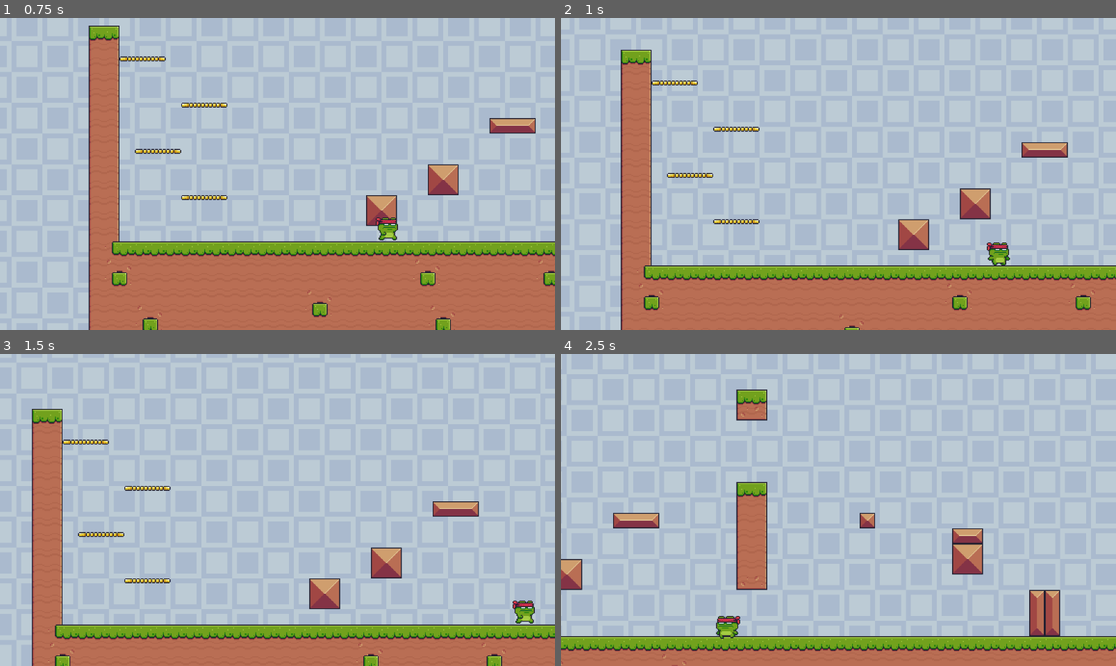
Above: before the commit, frames 1-4 (two rows, left to right).
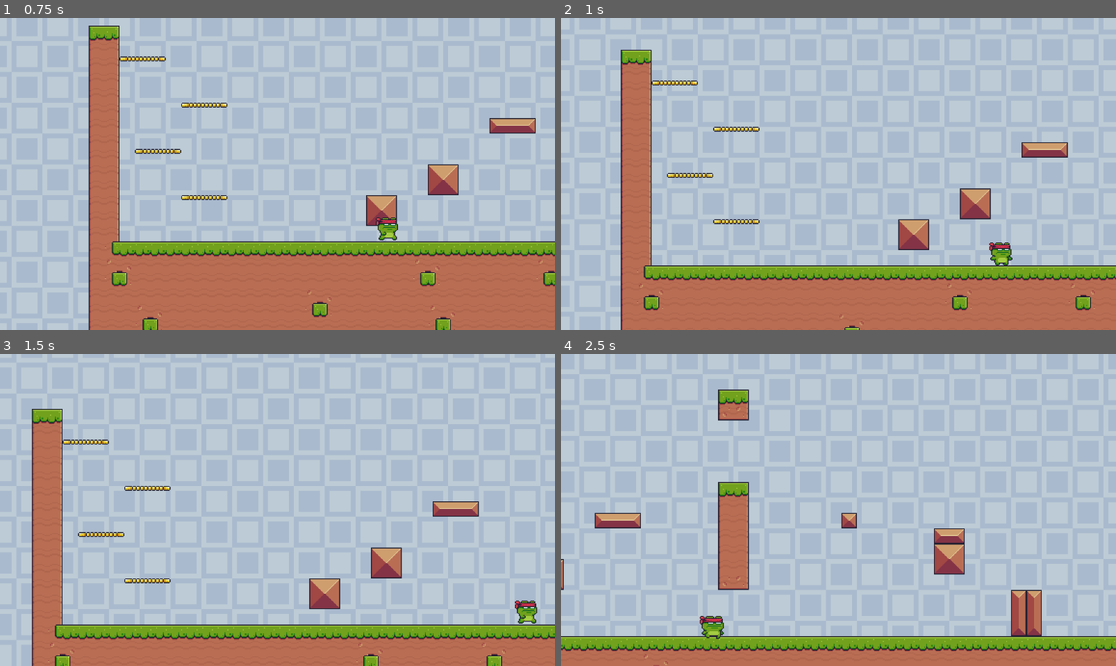
Above: after the commit, the same moments.

Repository: 3ps1ll0n/SimplePlatformer
Game: Godot game, scene res://Scenes/Game.tscn
The game is run twice, just before and just after one commit, with the same random seed, the same clock (stepped at 60 frames per second) and the same inputs.
Inputs:
- Up to frame 1 (0.75 s): hold Right (Move Right, bound only before the commit) from 0.53 s (still down); tap Shift (Dash) at 0.6 s
- Up to frame 2 (1 s): keep holding Right (Move Right, bound only before the commit); tap Space (Jump) at 0.77 s
- Up to frame 3 (1.5 s): keep holding Right (Move Right, bound only before the commit); tap Shift (Dash) at 1.35 s
- Up to frame 4 (2.5 s): tap Space (Jump) at 1.52 s; release Right (Move Right, bound only before the commit) at 2.03 s; hold Left (Move Left, bound only before the commit) from 2.03 s (still down); tap Shift (Dash) at 2.1 s

Frame 1 is identical in both runs. In frame 2, 0.2% of the frame differs, in the area x 76-82%, y 71-80%; in frame 3, 0.2%; in frame 4, 8.5%, in the area x 0-100%, y 11-100%.

Commit message:
Dash octogonal mais player movement buger
-Dash octogonal
-Orientation maintenant vectoriel
-problème avec la gravité
-problème lorsque on dash dans le sol

Diff:
--- a/Scripts/player.gd
+++ b/Scripts/player.gd
@@ -16,11 +16,11 @@
 
 var able_to_dash = true
 var is_dashing = false
-var dash_start_position = 0
-var dash_direction = 0
+var dash_start_position : Vector2
+var dash_direction : Vector2 = Vector2.ZERO
 
-var last_direction = 1
-
+var last_direction : Vector2 = Vector2.RIGHT
+# For camera
 func _ready():
 	add_to_group("player")
 
@@ -35,38 +35,46 @@
 	if not Input.is_action_pressed("Jump") and velocity.y < 0:
 		velocity.y *=decelerate_on_jump_release
 
-	# Get the input direction and handle the movement/deceleration.
-	var direction := Input.get_axis("Move Left", "Move Right")
+	# Get input direction as Vector2
+	var input_direction = Vector2(
+		Input.get_axis("Left","Right"),
+		Input.get_axis("Up","Down")
+	).normalized()
 
-	if direction != 0 :
-		last_direction = direction
+	if input_direction != Vector2.ZERO :
+		last_direction = input_direction
 
-	if direction:
-		velocity.x = move_toward(velocity.x, direction * speed, speed * acceleration)
-	else:
-		velocity.x = move_toward(velocity.x, 0, speed * deceleration)
+
+	# Normal movement (only if not dashing)
+	if not is_dashing:
+		velocity.x = move_toward(velocity.x, input_direction.x * speed, speed * acceleration)
+		#velocity.y = move_toward(velocity.y, input_direction.y * speed if input_direction.y != 0 else velocity.y, speed * acceleration)
+		if input_direction.x == 0:
+			velocity.x = move_toward(velocity.x, 0, speed * deceleration)
+		if input_direction.y == 0:
+			velocity.y = move_toward(velocity.y, 0, speed * deceleration)
 
 	# Dash activation
 	if Input.is_action_just_pressed("Dash") and not is_dashing and able_to_dash:
 		is_dashing = true
 		able_to_dash = false
-		dash_start_position = position.x
-		# use current input direction, otherwise fallback to last direction
-		if direction != 0:
-			dash_direction = direction
+		dash_start_position = position
+		if input_direction != Vector2.ZERO:
+			dash_direction = input_direction
 		else:
 			dash_direction = last_direction
+		dash_direction = dash_direction.normalized()
+
 	if is_on_floor():
 		able_to_dash = true
 
 	# Performe actual dash.
 	if is_dashing:
-		var current_distance = abs(position.x - dash_start_position)
+		var current_distance = position.distance_to(dash_start_position)
 		if current_distance >= dash_max_distance or is_on_wall():
 			is_dashing = false
 		else:
-			velocity.x = dash_direction * dash_speed * dash_curve.sample(current_distance/dash_max_distance)
-			velocity.y = 0
+			velocity = dash_direction * dash_speed * dash_curve.sample(current_distance/dash_max_distance)
 
 
 
@@ -77,12 +85,14 @@
 
 	#========================================== Animation Section ==========================================
 
-	if direction > 0:
-		animated_sprite.flip_h = false
-	elif direction < 0:
-		animated_sprite.flip_h = true
+	#if input_direction > 0:
+	#	animated_sprite.flip_h = false
+	#elif input_direction < 0:
+	#	animated_sprite.flip_h = true
 
-
+	#if is_dashing = true:
+		#animated_sprite.play("Run")
+	#else:
 	if not is_on_floor():
 		if velocity.y < 0:
 			animated_sprite.play("Jump")
--- a/project.godot
+++ b/project.godot
@@ -17,16 +17,28 @@
 
 [input]
 
-"Move Left"={
+Left={
 "deadzone": 0.2,
 "events": [Object(InputEventKey,"resource_local_to_scene":false,"resource_name":"","device":-1,"window_id":0,"alt_press …(195 unchanged characters)…
 , Object(InputEventKey,"resource_local_to_scene":false,"resource_name":"","device":-1,"window_id":0,"alt_pressed":false …(182 unchanged characters)…
 ]
 }
-"Move Right"={
+Right={
 "deadzone": 0.2,
 "events": [Object(InputEventKey,"resource_local_to_scene":false,"resource_name":"","device":-1,"window_id":0,"alt_press …(195 unchanged characters)…
 , Object(InputEventKey,"resource_local_to_scene":false,"resource_name":"","device":-1,"window_id":0,"alt_pressed":false …(183 unchanged characters)…
+]
+}
+Up={
+"deadzone": 0.2,
+"events": [Object(InputEventKey,"resource_local_to_scene":false,"resource_name":"","device":-1,"window_id":0,"alt_pressed":false,"shift_pressed":false,"ctrl_pressed":false,"meta_pressed":false,"pressed":false,"keycode":0,"physical_keycode":87,"key_label":0,"unicode":119,"location":0,"echo":false,"script":null)
+, Object(InputEventKey,"resource_local_to_scene":false,"resource_name":"","device":-1,"window_id":0,"alt_pressed":false,"shift_pressed":false,"ctrl_pressed":false,"meta_pressed":false,"pressed":false,"keycode":0,"physical_keycode":4194320,"key_label":0,"unicode":0,"location":0,"echo":false,"script":null)
+]
+}
+Down={
+"deadzone": 0.2,
+"events": [Object(InputEventKey,"resource_local_to_scene":false,"resource_name":"","device":-1,"window_id":0,"alt_pressed":false,"shift_pressed":false,"ctrl_pressed":false,"meta_pressed":false,"pressed":false,"keycode":0,"physical_keycode":83,"key_label":0,"unicode":115,"location":0,"echo":false,"script":null)
+, Object(InputEventKey,"resource_local_to_scene":false,"resource_name":"","device":-1,"window_id":0,"alt_pressed":false,"shift_pressed":false,"ctrl_pressed":false,"meta_pressed":false,"pressed":false,"keycode":0,"physical_keycode":4194322,"key_label":0,"unicode":0,"location":0,"echo":false,"script":null)
 ]
 }
 Jump={
